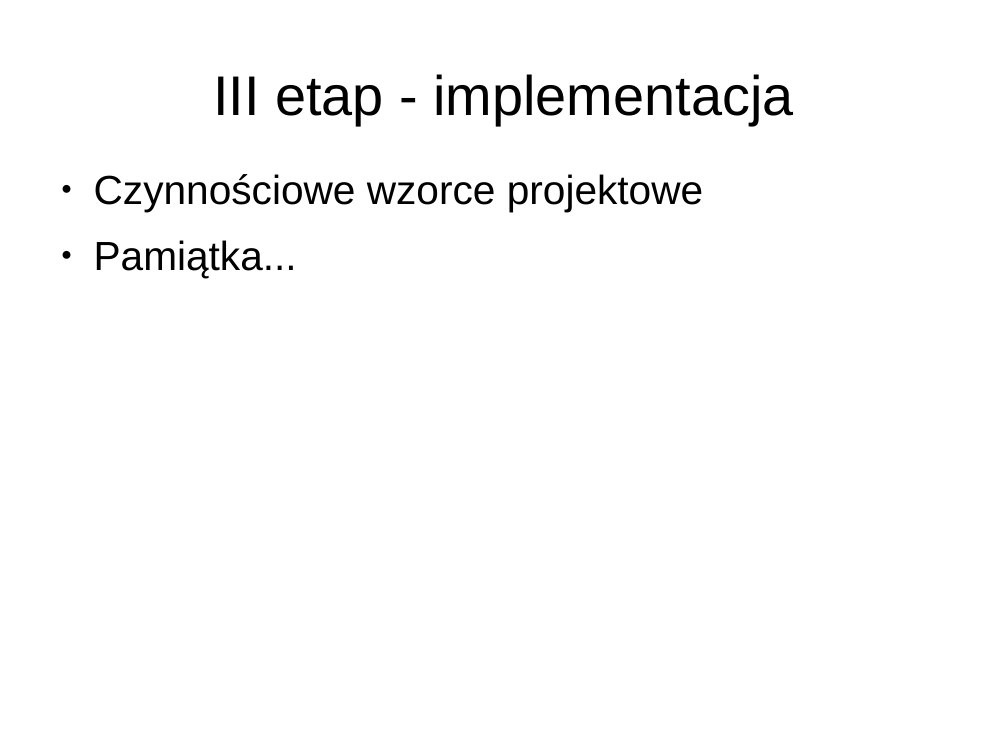
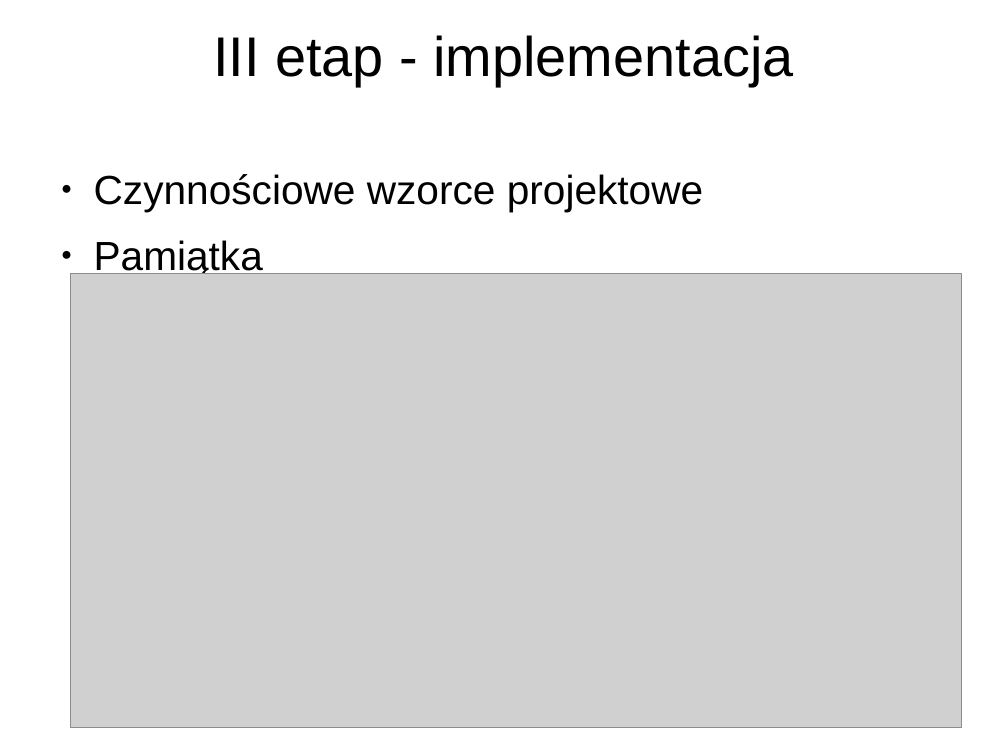
Before and after one commit to ZUTIO/IO, a slide deck: slide 14 of IO - prezentacja.odp. Drawn at 1008x756 pixels with LibreOffice and Linux fonts; fonts in the diff are those of the drawing; grey boxes stand for pictures; background and template pictures are left out. Boxes give left, top, right and bottom in pixels: in the first picture for what was removed or moved away, otherwise in the second. Text is boxed around its words. In the diff, an @@ line names an element or a change of style, - is before the commit and + after.

```diff
--- a/IO - prezentacja.odp
+++ b/IO - prezentacja.odp
@@ title "III etap - implementacja": place and size @@
-title "III etap - implementacja" at (213,74,793,125)
+title "III etap - implementacja" at (213,35,793,86)
@@ text at (94,240,263,278): text changed @@
-● Pamiątka...
+● Pamiątka
@@ picture added at (70,273,961,727) @@
```
Also in this commit, not shown: 14 other slides changed, 2 slides added, 21 other files.
